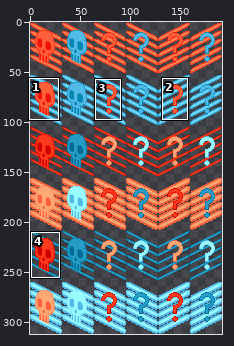
One commit to this sprite sheet: server/assets/objects/doors/gates-01-01.png. The picture above shows the old version from afar; the outline marks the close-up.
Close-up. Before:
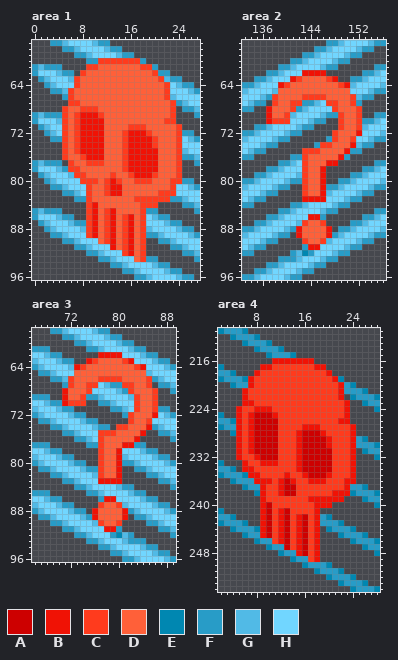
The file is 192x312 pixels. Colours within 5 levels of each other are drawn and written as one. Shown: area 1: x 0..27, y 57..96; area 2: x 133..156, y 57..96; area 3: x 66..89, y 58..96; area 4: x 2..28, y 211..254. The commit also changed other parts of the picture, which this record leaves out.
Palette (. is transparent): A #cd0000  B #f01205  C #ff3b1d  D #ff6039  E #0087b1  F #289cc7  G #51bae6  H #71d6ff
The result:
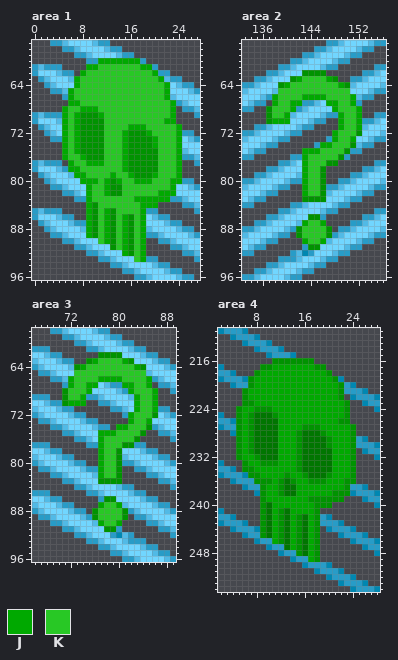
Colours new in this view: J #00a900  K #28c825
The exact change:
colour A: #cd0000 -> #007600
colour B: #f01205 -> #009300
Changed rows in their new state; - is a pixel that keeps its letter.
Area 1:
first column x 5:
60 ------JJJJJJJ-------
61 ----JJKKKKKKKJJ-----
62 ---JKKKKKKKKKKKJ----
63 --JKKKKKKKKKKKKKJ---
64 --JKKKKKKKKKKKKKKJ--
65 -JKKKKKKKKKKKKKKKJ--
66 -JKKKKKKKKKKKKKKKJ--
67 -JJKKKKKKKKKKKKKKKJ-
68 JKKJJJKKKKKKKKKKKKJ-
69 JKJ---JKKKKKKKKKKKJ-
70 JKJ----KKKKKKKKKKJJ-
71 JKJ----KKKKJJJKKKKKJ
72 JKJ----KKKJ---JKKKKJ
73 JKJ----KKKJ----JKKKJ
74 JKJ----KKKJ----JKKKJ
75 JKJ----KKKJ-----KKKJ
76 JKKJ---KKKJ-----KKKJ
77 -JKKJJJKKKJ-----KKKJ
78 -JJKKKKKKKJ-----KKKJ
79 --JJKKKKJKKJ---JKKKJ
80 ---JJJKJ-JKKJJJKKKJJ
81 ----JKKJ--KKKKKKKKJ-
82 ----JKKJ--KKKKKKJJJ-
83 ----JKKKKKKKJJJJJJ--
84 ----J-KKKKKKKJJJ----
85 ----J-KJ-KKKKJ------
86 ----J-KJ-KJ-KJ------
87 ----J-KJ-KJ-KJ------
88 ----J-KJ-KJ-KJ------
89 ----J-KJ-KJ-KJ------
90 ------KJ-KJ-KJ------
91 ---------KJ-KJ------
92 ----------J-KJ------
93 ------------KJ------
Area 2:
first column x 138:
63 ----JKKKKJ-----
64 --JKKKKKKKKJ---
65 -KKKKKKKKKKKK--
66 JKKKKJJJJKKKKJ-
67 JKKJJ----JJKKJ-
68 KKKJ------JKKKJ
69 KKJ--------JKKJ
70 JJJ--------JKKJ
71 -----------JKKJ
72 ----------JKKK-
73 ----------JKKJ-
74 --------JJKKK--
75 -----JJJKKKK---
76 -----JKKKKK----
77 -----JKKK------
78 -----JKK-------
79 -----JKK-------
80 -----JKK-------
81 -----JKK-------
82 -----JKK-------
first column x 143:
87 JKKJ
88 KKKK
89 KKKK
90 JKKJ
Area 3:
first column x 72:
63 ----JKKKKJ-----
64 --JKKKKKKKKJ---
65 -KKKKKKKKKKKK--
66 JKKKKJJJJKKKKJ-
67 JKKJJ----JJKKJ-
68 KKKJ------JKKKJ
69 KKJ--------JKKJ
70 JJJ--------JKKJ
71 -----------JKKJ
72 ----------JKKK-
73 ----------JKKJ-
74 --------JJKKK--
75 -----JJJKKKK---
76 -----JKKKKK----
77 -----JKKK------
78 -----JKK-------
79 -----JKK-------
80 -----JKK-------
81 -----JKK-------
82 -----JKK-------
first column x 77:
87 JKKJ
88 KKKK
89 KKKK
90 JKKJ
Area 4:
first column x 6:
217 -----JJJJJJJ------
218 ---JJJJJJJJJJJ----
219 --JJJJJJJJJJJJJ---
220 --JJJJJJJJJJJJJJ--
221 -JJJJJJJJJJJJJJJ--
222 -JJJJJJJJJJJJJJJ--
223 --JJJJJJJJJJJJJJJ-
224 JJ---JJJJJJJJJJJJ-
225 J-----JJJJJJJJJJJ-
226 J-----JJJJJJJJJJ--
227 J-----JJJJ---JJJJJ
228 J-----JJJ-----JJJJ
229 J-----JJJ------JJJ
230 J-----JJJ------JJJ
231 J-----JJJ------JJJ
232 JJ----JJJ------JJJ
233 -JJ---JJJ------JJJ
234 --JJJJJJJ------JJJ
235 ---JJJJ-JJ-----JJJ
236 -----J---JJ---JJJ-
237 ----JJ---JJJJJJJJ-
238 ----JJ---JJJJJJ---
239 ----JJJJJJJ-------
240 -----JJJJJJJ------
241 -----J--JJJJ------
242 -----J--J--J------
243 -----J--J--J------
244 -----J--J--J------
245 -----J--J--J------
246 -----J--J--J------
247 --------J--J------
248 -----------J------
249 -----------J------
Boxes around the changes in both close-ups, in picture pixels (x1, y1, x2, y2):
changed: (62, 58, 182, 262)
changed: (266, 70, 362, 250)
changed: (62, 352, 158, 532)
changed: (236, 358, 356, 562)
